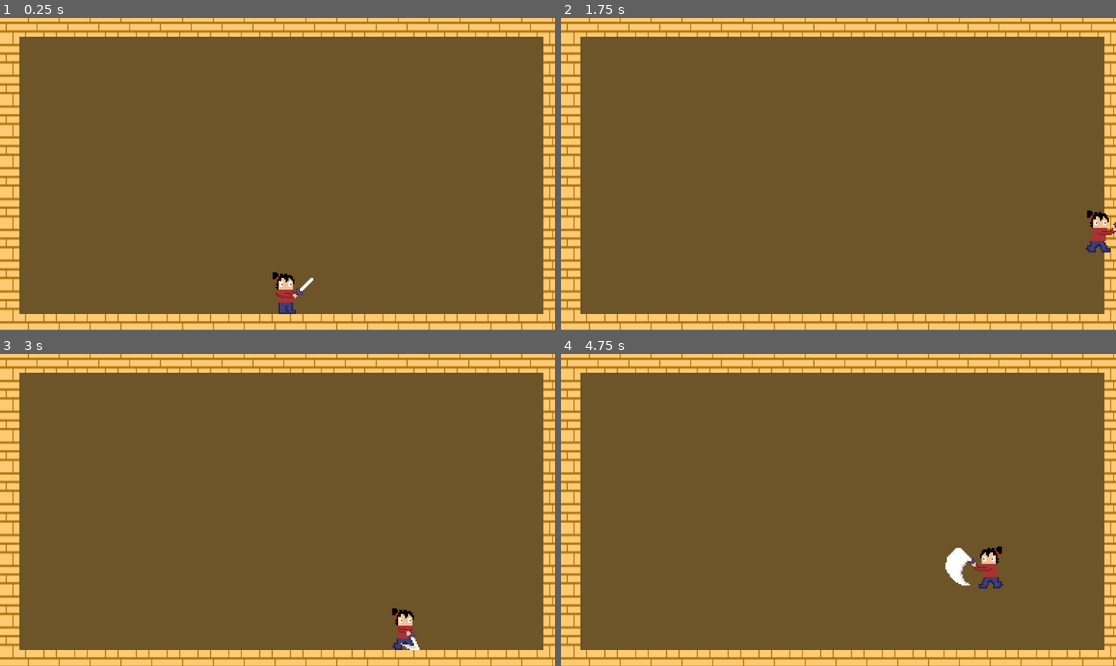
Above: before the commit, frames 1-4 (two rows, left to right).
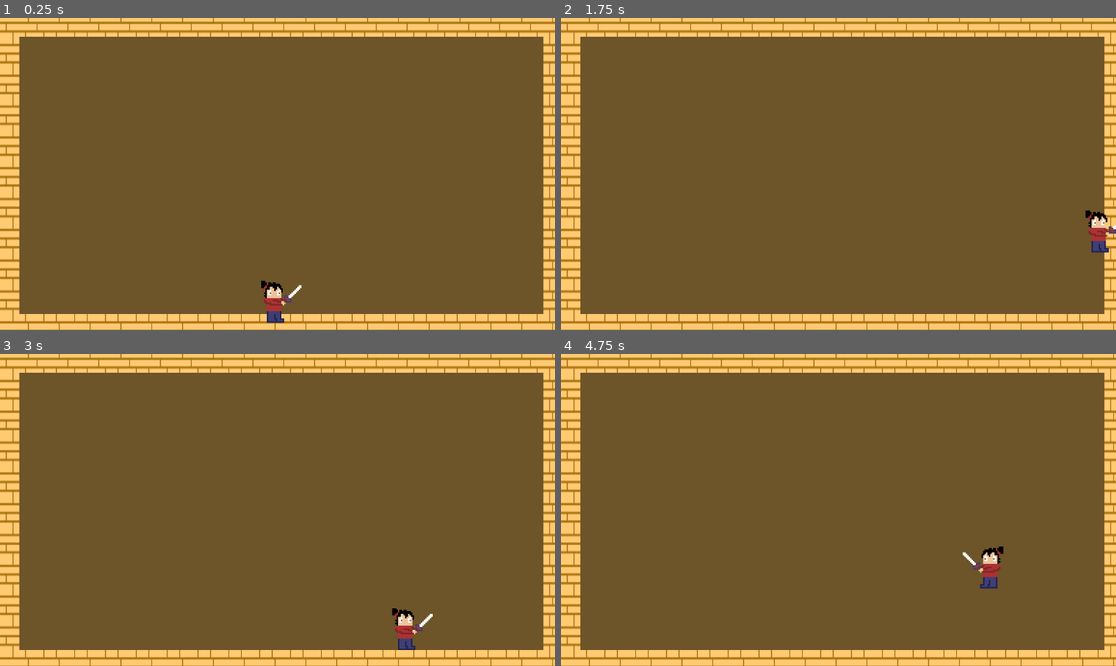
Above: after the commit, the same moments.

Repository: J-Abitria/crimson-jam-26
Game: Godot game, scene res://battleground.tscn
Two runs of this game, one before a commit and one after it. Both use one fixed random seed, a clock stepped at 60 frames per second and the inputs below.
Inputs:
- Up to frame 1 (0.25 s): no input
- Up to frame 2 (1.75 s): hold Right (move_right) from 0.53 s (still down); tap X (attack) at 0.6, 1.55 s; tap Z (jump) at 0.77, 1.52 s; tap Down (aim_down) at 1.35 s
- Up to frame 3 (3 s): release Right (move_right) at 2.03 s; hold Left (move_left) 2.03-2.78 s; tap Up (aim_up) at 2.1 s; tap X (attack) at 2.3, 2.85 s; hold Right (move_right) from 2.78 s (still down)
- Up to frame 4 (4.75 s): tap Z (jump) at 3.02, 3.77, 4.52 s; tap X (attack) at 3.6, 4.55 s; release Right (move_right) at 4.28 s; hold Left (move_left) from 4.28 s (still down); tap Down (aim_down) at 4.35 s

The runs differ from the first frame. In frame 1, 0.8% of the frame differs, in the area x 47-57%, y 81-98%; in frame 2, 0.3%; in frame 3, 0.2%; in frame 4, 0.6%.

Commit message:
Started working with AnimationPlayer.

Diff:
--- a/unleash-beast/battleground.tscn
+++ b/unleash-beast/battleground.tscn
@@ -132,6 +132,55 @@
 
 [sub_resource type="CapsuleShape2D" id="CapsuleShape2D_g4v7s"]
 
+[sub_resource type="Animation" id="Animation_f6vvn"]
+length = 0.001
+tracks/0/type = "value"
+tracks/0/imported = false
+tracks/0/enabled = true
+tracks/0/path = NodePath("AnimatedSprite2D:frame")
+tracks/0/interp = 1
+tracks/0/loop_wrap = true
+tracks/0/keys = {
+"times": PackedFloat32Array(),
+"transitions": PackedFloat32Array(),
+"update": 1,
+"values": []
+}
+
+[sub_resource type="Animation" id="Animation_jf5ul"]
+resource_name = "horizontal-attack"
+length = 0.33
+tracks/0/type = "value"
+tracks/0/imported = false
+tracks/0/enabled = true
+tracks/0/path = NodePath("AnimatedSprite2D:frame")
+tracks/0/interp = 1
+tracks/0/loop_wrap = true
+tracks/0/keys = {
+"times": PackedFloat32Array(0, 0.0417, 0.083, 0.125, 0.167, 0.208, 0.25, 0.292),
+"transitions": PackedFloat32Array(1, 1, 1, 1, 1, 1, 1, 1),
+"update": 1,
+"values": [0, 1, 2, 3, 4, 5, 6, 7]
+}
+tracks/1/type = "value"
+tracks/1/imported = false
+tracks/1/enabled = true
+tracks/1/path = NodePath("AnimatedSprite2D:offset")
+tracks/1/interp = 1
+tracks/1/loop_wrap = true
+tracks/1/keys = {
+"times": PackedFloat32Array(),
+"transitions": PackedFloat32Array(),
+"update": 0,
+"values": []
+}
+
+[sub_resource type="AnimationLibrary" id="AnimationLibrary_pbaqw"]
+_data = {
+&"RESET": SubResource("Animation_f6vvn"),
+&"down-attack": SubResource("Animation_jf5ul")
+}
+
 [node name="Battleground" type="Node2D" unique_id=971398247]
 
 [node name="TileMapLayer" type="TileMapLayer" parent="." unique_id=1399017042]
@@ -150,9 +199,13 @@
 sprite_frames = SubResource("SpriteFrames_yf5fn")
 animation = &"down-attack"
 frame = 7
-frame_progress = 1.0
+speed_scale = 3.0
+offset = Vector2(-8, 6)
 
 [node name="CollisionShape2D" type="CollisionShape2D" parent="Player" unique_id=1313480017]
 position = Vector2(-6.9999995, 3.333333)
 scale = Vector2(0.41362867, 0.8533301)
 shape = SubResource("CapsuleShape2D_g4v7s")
+
+[node name="AnimationPlayer" type="AnimationPlayer" parent="Player" unique_id=1390011741]
+libraries/ = SubResource("AnimationLibrary_pbaqw")
